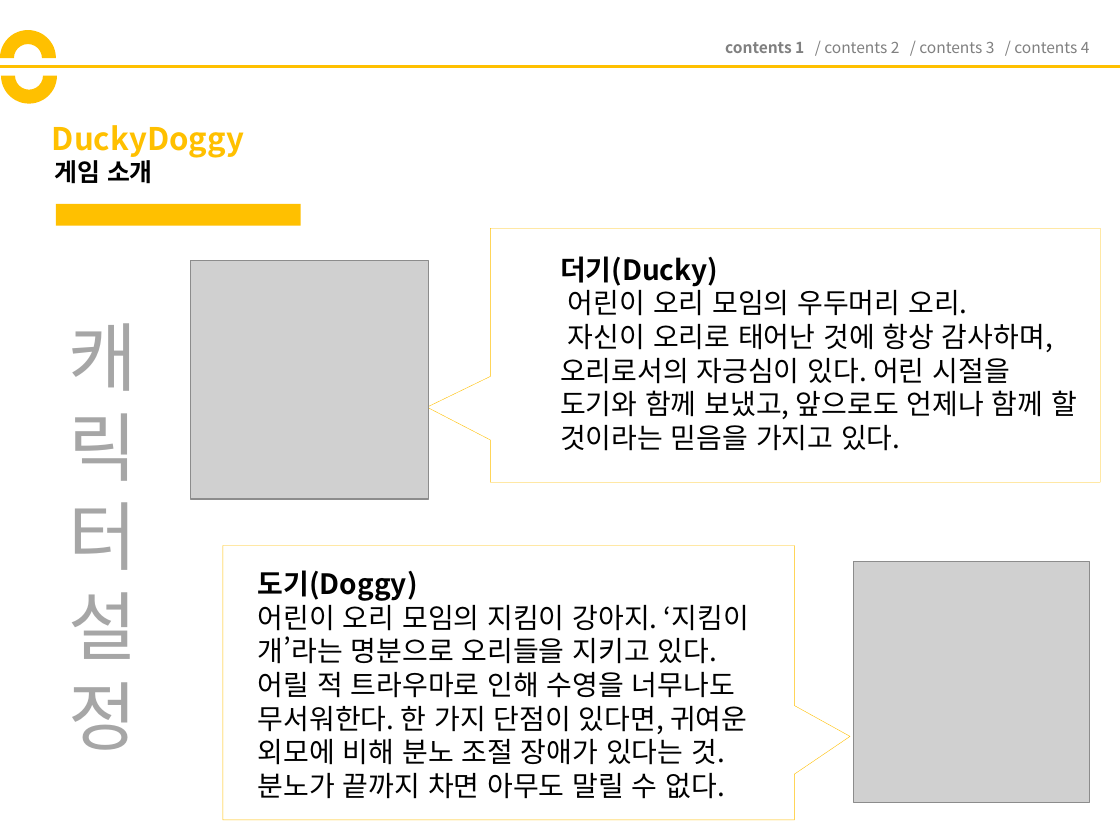
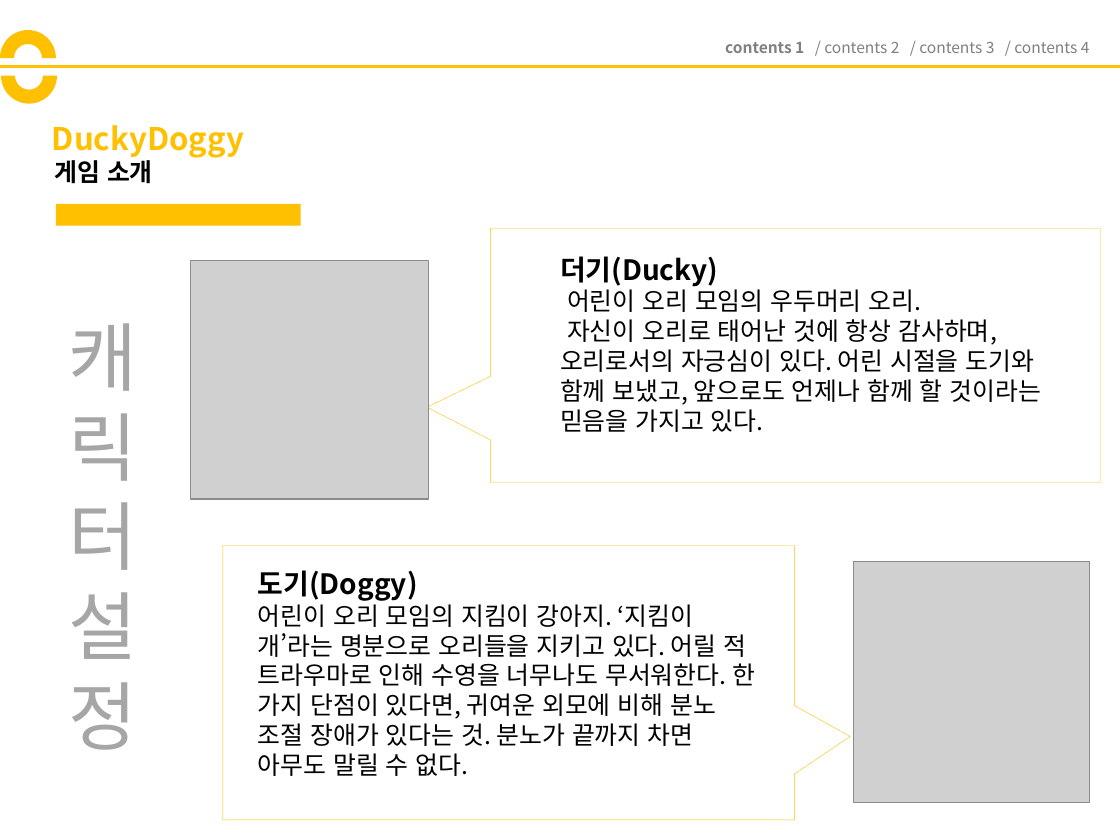
Before and after one commit to codnsj81/HuffAndPuff, a slide deck: slide 10 of 기획 문서/181206_DuckyDoggy_기획서_(ver1).pptx (slide 8 before the commit). Drawn at 1120x840 pixels with LibreOffice and Linux fonts; fonts in the diff are those of the drawing; grey boxes stand for pictures. Boxes give left, top, right and bottom in pixels: in the first picture for what was removed or moved away, otherwise in the second. Text is boxed around its words. In the diff, an @@ line names an element or a change of style, - is before the commit and + after.

```diff
--- a/기획 문서/181206_DuckyDoggy_기획서_(ver1).pptx
+++ b/기획 문서/181206_DuckyDoggy_기획서_(ver1).pptx
@@ text at [560,285,1041,432]: size 18 to 16 pt @@
@@ text at [258,599,755,776]: size 18 to 16 pt @@
```
Also in this commit, not shown: 3 other slides changed, 9 slides added, 1 slide removed.
